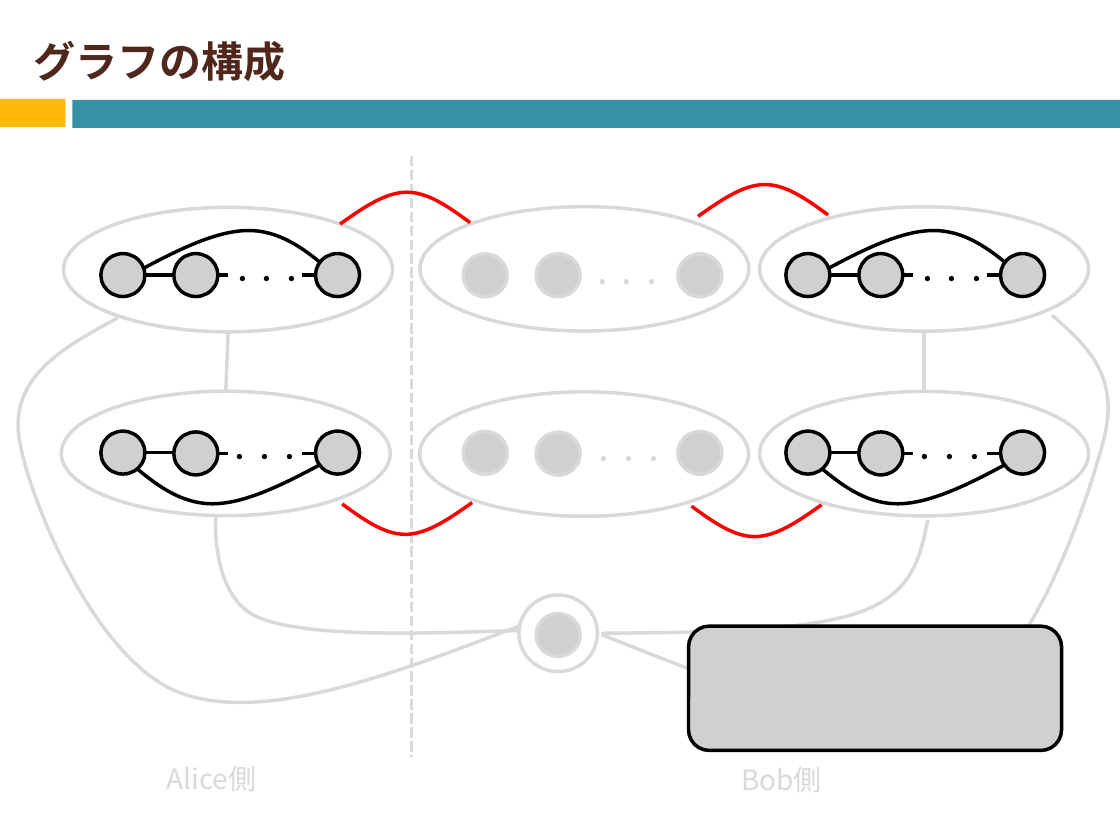
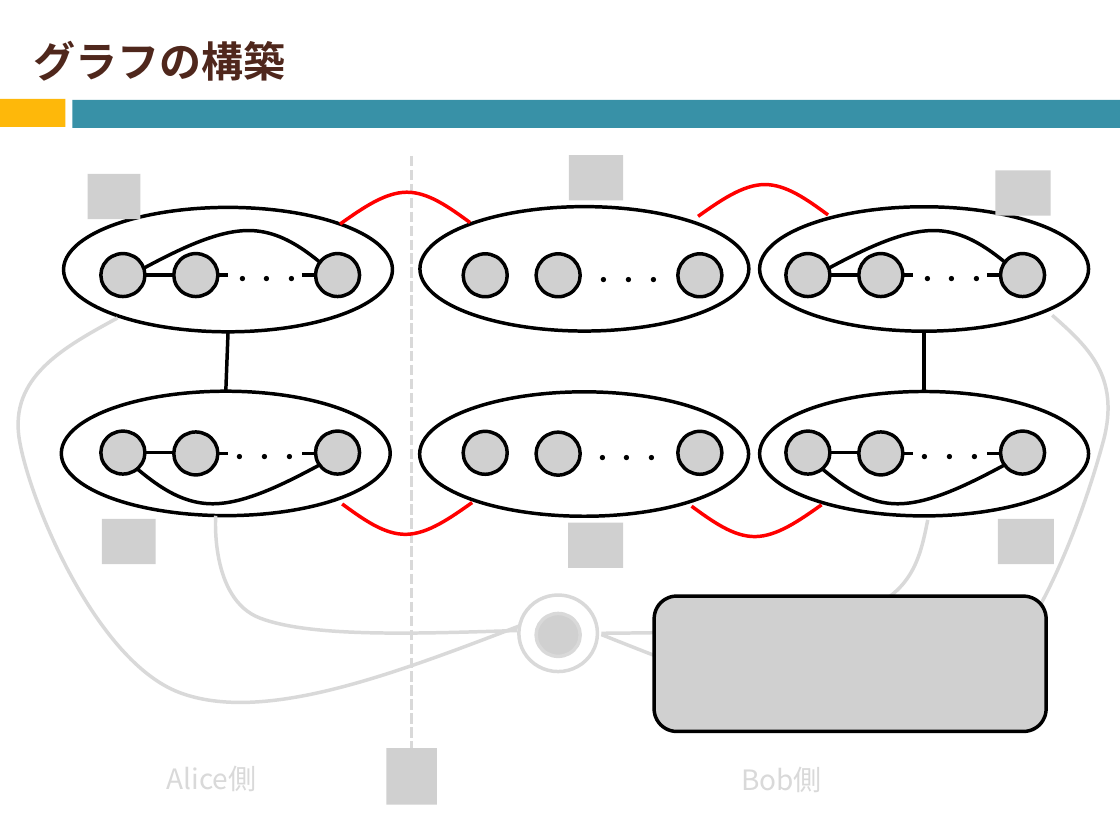
Before and after one commit to Izulabo-nitech/Distributed_Complexity_of_k-Maximal_Independent_Set_Verification, a slide deck: slide 22 of chukan/chukan2020_sato.pptx (slide 24 before the commit). Drawn at 1120x840 pixels with LibreOffice and Linux fonts; fonts in the diff are those of the drawing; grey boxes stand for pictures. Boxes give left, top, right and bottom in pixels: in the first picture for what was removed or moved away, otherwise in the second. Text is boxed around its words. In the diff, an @@ line names an element or a change of style, - is before the commit and + after.

```diff
--- a/chukan/chukan2020_sato.pptx
+++ b/chukan/chukan2020_sato.pptx
@@ title at (33, 41, 285, 81): text changed @@
-グラフの構成
+グラフの構築
@@ picture added at (87, 174, 140, 218) @@
@@ picture added at (569, 156, 623, 200) @@
@@ picture added at (996, 170, 1051, 215) @@
@@ text "・・・" at (592, 277, 666, 282): text colour #D9D9D9 to #000000 @@
@@ line (228, 332) - (226, 391): stroke #D9D9D9 2.25 pt to #000000 2.25 pt @@
@@ line (924, 332) - (924, 392): stroke #D9D9D9 2.25 pt to #000000 2.25 pt @@
@@ outline #D9D9D9 2.25 pt to #000000 2.25 pt in 6 elements at (64, 207, 393, 332), (62, 391, 391, 515), (759, 207, 1089, 332), (759, 392, 1089, 516), (420, 207, 749, 332), (420, 392, 749, 516) @@
@@ text "・・・" at (590, 455, 664, 460): text colour #D9D9D9 to #000000 @@
@@ picture added at (102, 519, 156, 563) @@
@@ picture added at (568, 523, 623, 568) @@
@@ picture added at (998, 519, 1054, 563) @@
@@ picture: place and size @@
-picture at (689, 626, 1062, 750)
+picture at (654, 596, 1046, 731)
@@ picture added at (681, 641, 747, 690) @@
@@ picture added at (386, 748, 437, 804) @@
```
Also in this commit, not shown: 8 other slides changed, 12 slides added, 4 slides removed.
